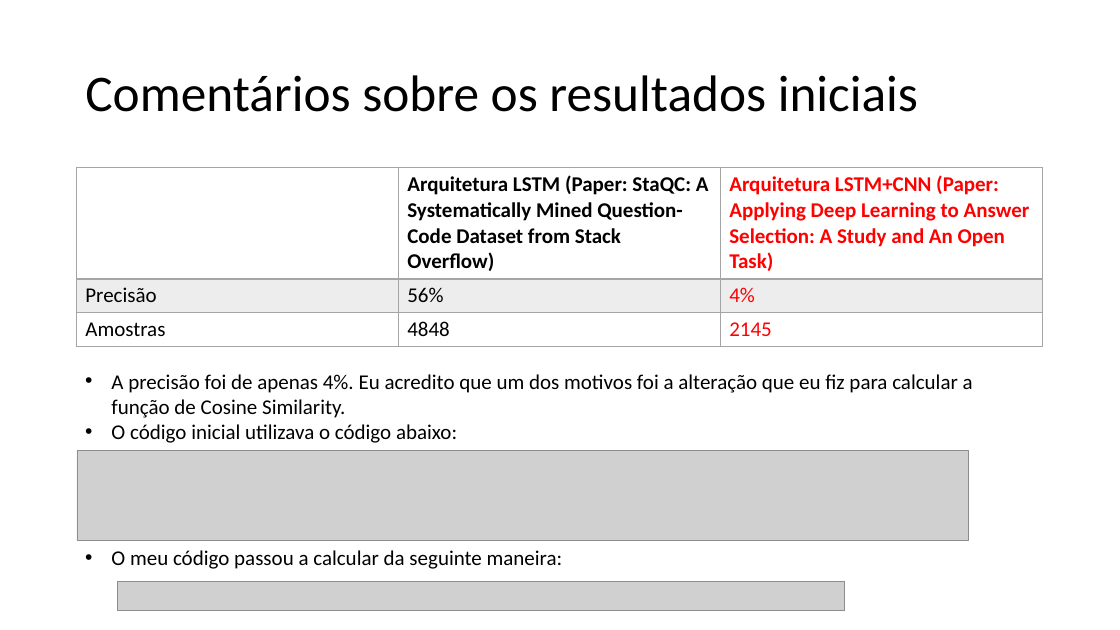
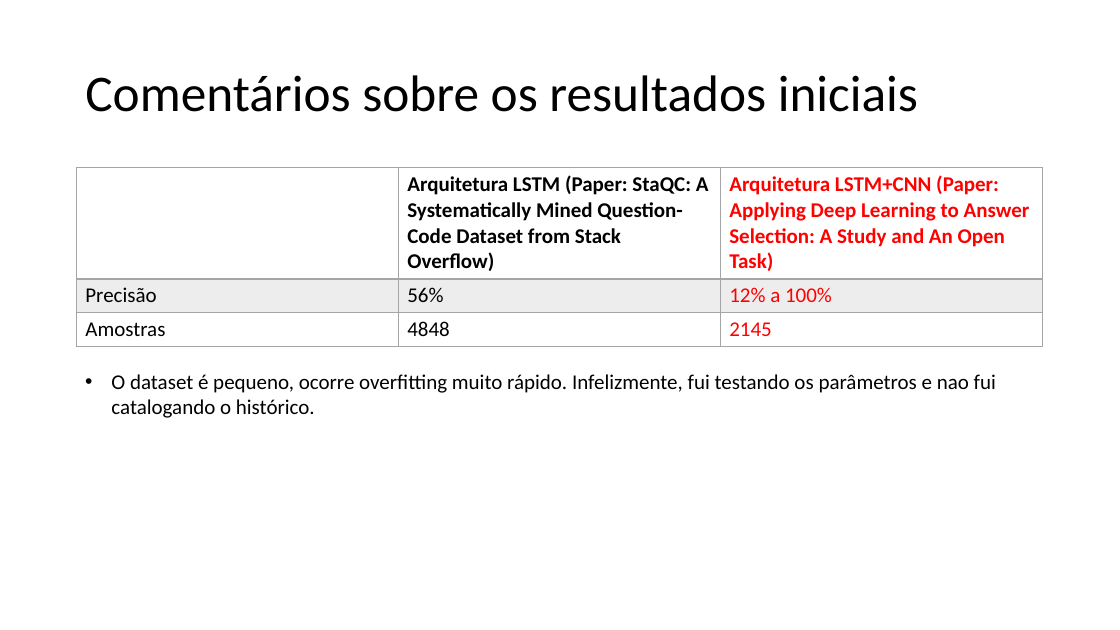
Before and after one commit to mrezende/Question-Answer-Selection, a slide deck: slide 20 of draft/presentation_draft.pptx (slide 19 before the commit). Drawn at 1120x630 pixels with LibreOffice and Linux fonts; fonts in the diff are those of the drawing; grey boxes stand for pictures. Boxes give left, top, right and bottom in pixels: in the first picture for what was removed or moved away, otherwise in the second. Text is boxed around its words. In the diff, an @@ line names an element or a change of style, - is before the commit and + after.

Commit message:
questions and doubts about the problem: deep learning on small datasets

```diff
--- a/draft/presentation_draft.pptx
+++ b/draft/presentation_draft.pptx
@@ table at (77,168,1043,345) @@
-row 2, column 3: 4%
+row 2, column 3: 12% a 100%
@@ text at (111,374,996,418): text changed @@
-• A precisão foi de apenas 4%. Eu acredito que um dos motivos foi a alteração que eu fiz para calcular a função de Cosine Similarity.
-• O código inicial utilizava o código abaixo:
-• O meu código passou a calcular da seguinte maneira:
+• O dataset é pequeno, ocorre overfitting muito rápido. Infelizmente, fui testando os parâmetros e nao fui catalogando o histórico.
@@ picture removed at (77,450,969,540) @@
@@ picture removed at (118,582,844,612) @@
```
Also in this commit, not shown: 3 other slides changed, 1 slide added, 1 slide removed.
